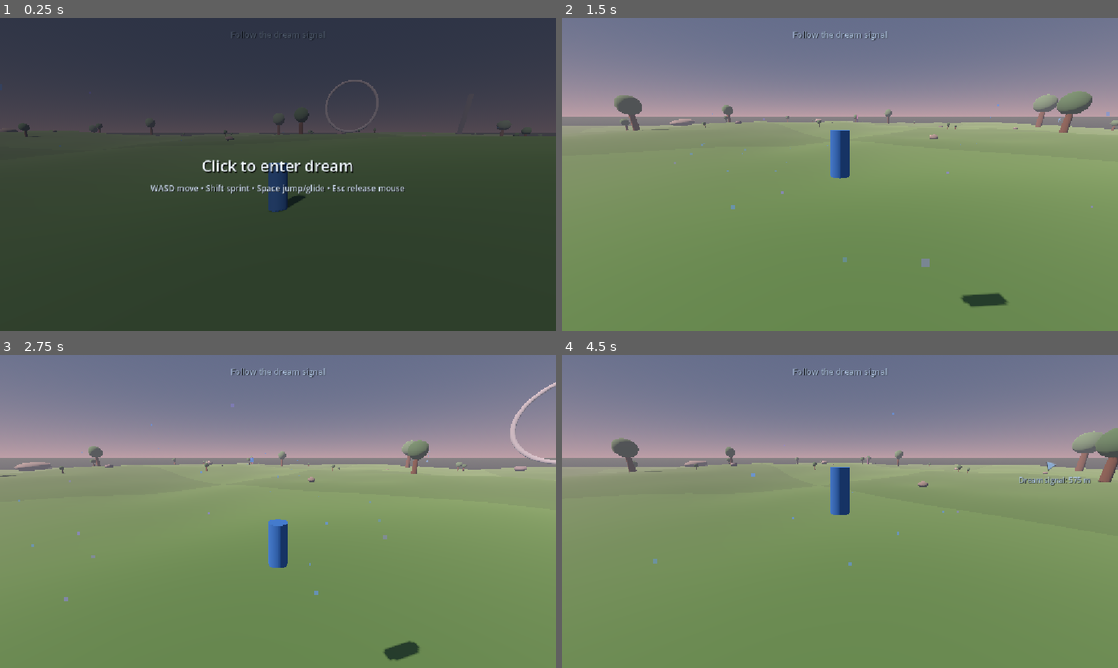
Above: before the commit, frames 1-4 (two rows, left to right).
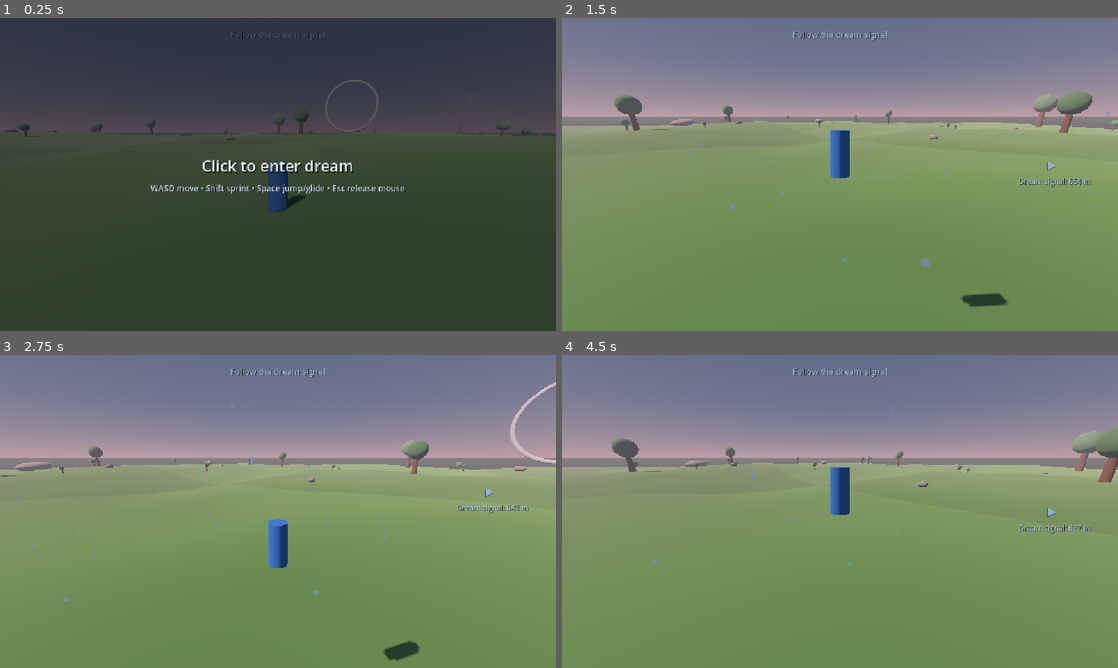
Above: after the commit, the same moments.

Repository: nimanimanima-rgb/DreamRunner
Game: Godot game, scene res://scenes/Game.tscn
The game is run twice, just before and just after one commit, with the same random seed, the same clock (stepped at 60 frames per second) and the same inputs.
Inputs (mouse positions are in pixels of both pictures, inside the frame that each line leads up to):
- Up to frame 1 (0.25 s): no input
- Up to frame 2 (1.5 s): tap Enter at 0.5 s; move the mouse to (962, 158) at 0.52 s; hold D (move_right) 0.53-1.28 s; hold Shift (sprint) 0.53-1.28 s; click (962, 158) at 0.67 s; tap Space (jump) at 0.77 s; move the mouse to (812, 174) at 1.27 s; hold W (move_forward) from 1.28 s (still down); tap Shift (sprint) at 1.35 s
- Up to frame 3 (2.75 s): keep holding W (move_forward); tap Space (jump) at 1.52 s; move the mouse to (289, 505) at 2.02 s; hold Shift (sprint) from 2.03 s (still down)
- Up to frame 4 (4.5 s): keep holding W (move_forward); move the mouse to (834, 517) at 2.77 s; release Shift (sprint) at 2.78 s; tap Shift (sprint) at 2.85, 4.35 s; click (834, 517) at 2.92 s; tap Space (jump) at 3.02, 3.77 s; move the mouse to (878, 514) at 3.52 s; hold Shift (sprint) 3.53-4.28 s; move the mouse to (795, 508) at 4.27 s

The runs differ from the first frame. In frame 2, 0.2% of the frame differs, in the area x 82-96%, y 31-54%; in frame 3, 0.2%; in frame 4, 0.4%, in the area x 82-96%, y 34-58%.

Commit message:
Add dream signal path variation

Diff:
--- a/scripts/debug_hud.gd
+++ b/scripts/debug_hud.gd
@@ -61,6 +61,9 @@
 			terrain_text += "\nPlacement: %s" % destination_manager.call(
 				"get_placement_mode"
 			)
+			terrain_text += "\nDirection offset: %+.0f deg" % float(
+				destination_manager.call("get_direction_offset_degrees")
+			)
 	var movement_mode := "Gliding" if gliding else "Airborne"
 	if player.is_on_floor():
 		if horizontal_speed < 0.1:
--- a/scripts/dream_destination_manager.gd
+++ b/scripts/dream_destination_manager.gd
@@ -4,13 +4,17 @@
 @export var camera_path: NodePath
 @export var terrain_manager_path: NodePath
 @export_range(200.0, 500.0, 10.0) var minimum_distance: float = 320.0
-@export_range(300.0, 800.0, 10.0) var preferred_distance_min: float = 480.0
-@export_range(500.0, 1000.0, 10.0) var preferred_distance_max: float = 720.0
-@export_range(700.0, 1200.0, 25.0) var far_distance_min: float = 900.0
-@export_range(900.0, 1400.0, 25.0) var far_distance_max: float = 1100.0
+@export_range(300.0, 800.0, 10.0) var preferred_distance_min: float = 520.0
+@export_range(500.0, 1000.0, 10.0) var preferred_distance_max: float = 850.0
+@export_range(700.0, 1200.0, 25.0) var far_distance_min: float = 1000.0
+@export_range(900.0, 1400.0, 25.0) var far_distance_max: float = 1200.0
 @export_range(0.0, 0.3, 0.01) var far_destination_chance: float = 0.1
 @export_range(45.0, 90.0, 5.0) var preferred_forward_cone_degrees: float = 70.0
 @export_range(90.0, 130.0, 5.0) var fallback_forward_cone_degrees: float = 110.0
+@export var lateral_offset_min_degrees: float = 18.0
+@export var lateral_offset_max_degrees: float = 55.0
+@export var wide_lateral_offset_degrees: float = 80.0
+@export var wide_lateral_chance: float = 0.18
 @export_range(200.0, 500.0, 10.0) var previous_destination_clearance: float = 350.0
 @export_range(2.0, 12.0, 0.5) var reach_radius: float = 6.0
 @export_range(1.0, 8.0, 0.5) var height_above_ground: float = 4.0
@@ -38,12 +42,17 @@
 var has_active_destination: bool = false
 var current_destination_is_far: bool = false
 var placement_mode: String = "Forward"
+var journey_heading := Vector3.FORWARD
+var current_direction_offset_degrees: float = 0.0
+var straight_destination_streak: int = 0
+var last_lateral_sign: float = 1.0
 
 
 func _ready() -> void:
 	random.seed = 91027
 	create_destination_visual()
 	previous_player_position = player.global_position
+	journey_heading = get_preferred_direction()
 	place_new_destination()
 
 
@@ -147,7 +156,7 @@
 
 
 func find_destination_position() -> Vector3:
-	var forward: Vector3 = get_preferred_direction()
+	var forward: Vector3 = journey_heading
 	current_destination_is_far = random.randf() < far_destination_chance
 	if current_composition_name == "Horizon Call":
 		current_destination_is_far = random.randf() < 0.35
@@ -158,7 +167,7 @@
 		32
 	)
 	if preferred_position != Vector3.INF:
-		placement_mode = "Forward"
+		set_selected_path_debug(forward, preferred_position, false)
 		return preferred_position
 
 	var fallback_position: Vector3 = find_best_forward_candidate(
@@ -167,7 +176,7 @@
 		20
 	)
 	if fallback_position != Vector3.INF:
-		placement_mode = "Wide Fallback"
+		set_selected_path_debug(forward, fallback_position, true)
 		return fallback_position
 
 	placement_mode = "Direct Fallback"
@@ -206,6 +215,8 @@
 		var forward_alignment: float = forward.dot(candidate_direction)
 		if forward_alignment < minimum_forward_dot:
 			continue
+		if has_travel_direction and last_travel_direction.dot(candidate_direction) < cos(deg_to_rad(85.0)):
+			continue
 		if (
 			last_destination_position != Vector3.INF
 			and horizontal_distance(candidate, last_destination_position)
@@ -285,16 +296,24 @@
 		minimum_candidate_distance = far_distance_min
 		maximum_candidate_distance = far_distance_max
 	elif current_composition_name == "Ridge Reveal":
-		minimum_candidate_distance = 420.0
-		maximum_candidate_distance = 680.0
+		minimum_candidate_distance = 520.0
+		maximum_candidate_distance = 820.0
 	elif current_composition_name == "Liminal Clearing":
-		minimum_candidate_distance = 400.0
-		maximum_candidate_distance = 650.0
+		minimum_candidate_distance = 500.0
+		maximum_candidate_distance = 780.0
 	elif current_composition_name == "Horizon Call":
 		minimum_candidate_distance = 650.0
 		maximum_candidate_distance = 900.0
 
-	var angle: float = random.randf_range(-half_angle_radians, half_angle_radians)
+	var maximum_offset: float = minf(half_angle_radians, deg_to_rad(lateral_offset_max_degrees))
+	if random.randf() < wide_lateral_chance:
+		maximum_offset = minf(half_angle_radians, deg_to_rad(wide_lateral_offset_degrees))
+	var minimum_offset: float = deg_to_rad(32.0 if straight_destination_streak >= 2 else lateral_offset_min_degrees)
+	minimum_offset = minf(minimum_offset, maximum_offset)
+	var lateral_sign: float = -1.0 if random.randf() < 0.5 else 1.0
+	if random.randf() < 0.65:
+		lateral_sign = -last_lateral_sign
+	var angle: float = random.randf_range(minimum_offset, maximum_offset) * lateral_sign
 	var direction: Vector3 = forward.rotated(Vector3.UP, angle).normalized()
 	var distance: float = random.randf_range(
 		minimum_candidate_distance,
@@ -314,7 +333,29 @@
 		else (preferred_distance_min + preferred_distance_max) * 0.5
 	)
 	var distance_score: float = -absf(candidate_distance - preferred_center) * 0.025
-	return forward_alignment * 120.0 + distance_score
+	var offset_degrees: float = rad_to_deg(acos(clampf(forward_alignment, -1.0, 1.0)))
+	var lateral_center: float = (lateral_offset_min_degrees + lateral_offset_max_degrees) * 0.5
+	return forward_alignment * 22.0 - absf(offset_degrees - lateral_center) * 0.7 + distance_score
+
+
+func set_selected_path_debug(forward: Vector3, position: Vector3, fallback: bool) -> void:
+	var direction: Vector3 = position - player.global_position
+	direction.y = 0.0
+	direction = direction.normalized()
+	current_direction_offset_degrees = rad_to_deg(forward.signed_angle_to(direction, Vector3.UP))
+	var absolute_offset: float = absf(current_direction_offset_degrees)
+	placement_mode = "Fallback Arc" if fallback else ("Wide Lateral Arc" if absolute_offset > lateral_offset_max_degrees else "Lateral Arc")
+	straight_destination_streak = straight_destination_streak + 1 if absolute_offset < 12.0 else 0
+	if absolute_offset > 0.1:
+		last_lateral_sign = signf(current_direction_offset_degrees)
+
+
+func advance_journey_heading() -> void:
+	var base_heading: Vector3 = journey_heading
+	if has_travel_direction:
+		base_heading = base_heading.slerp(last_travel_direction, 0.35).normalized()
+	var turn_sign: float = -last_lateral_sign if random.randf() < 0.65 else last_lateral_sign
+	journey_heading = base_heading.rotated(Vector3.UP, deg_to_rad(random.randf_range(10.0, 28.0) * turn_sign)).normalized()
 
 
 func get_composition_score(candidate: Vector3) -> float:
@@ -419,6 +460,7 @@
 	is_resolving = true
 	response_time = 0.0
 	destinations_reached += 1
+	advance_journey_heading()
 
 
 func update_destination_response(delta: float) -> void:
@@ -454,3 +496,7 @@
 
 func get_placement_mode() -> String:
 	return placement_mode
+
+
+func get_direction_offset_degrees() -> float:
+	return current_direction_offset_degrees
Not shown, changed: CURRENT_STATE.md
Not shown, changed: ROADMAP.md
